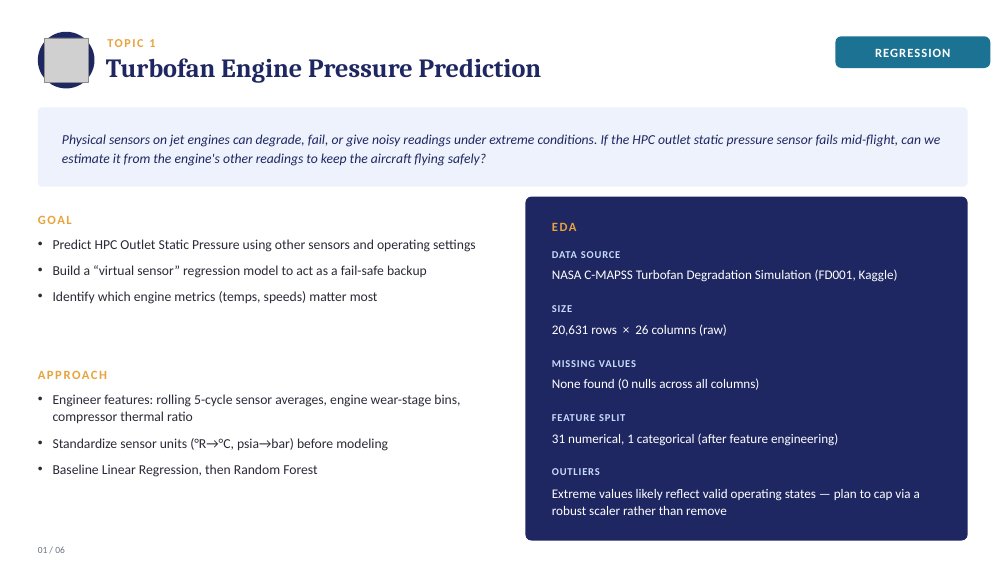
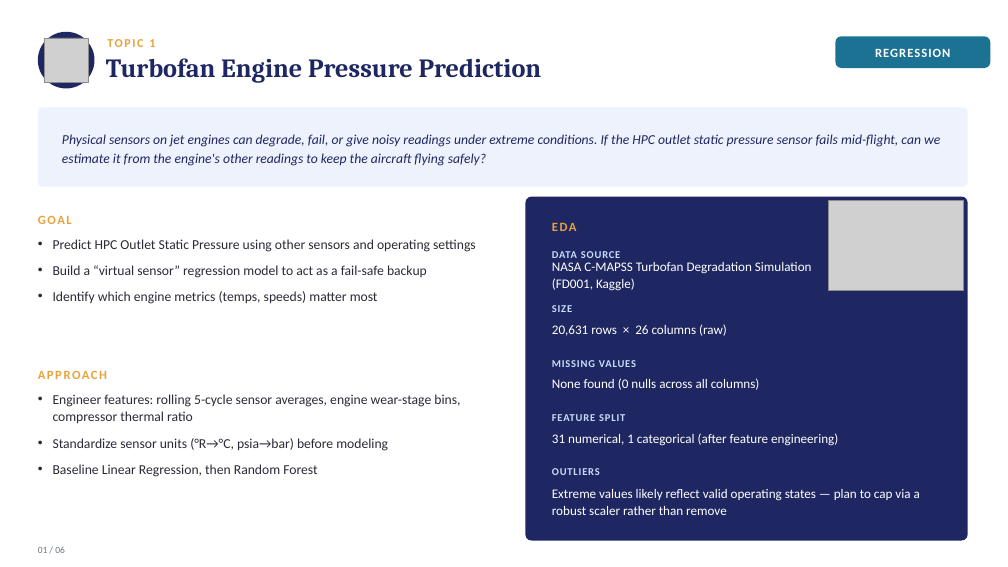
Before and after one commit to Qaem-7/labs_projects, a slide deck: slide 2 of Projects/Capstone Project/1. Lightning Talk #1/capstone_lightning_talk.pptx. Drawn at 1008x567 pixels with LibreOffice and Linux fonts; fonts in the diff are those of the drawing; grey boxes stand for pictures. Boxes give left, top, right and bottom in pixels: in the first picture for what was removed or moved away, otherwise in the second. Text is boxed around its words. In the diff, an @@ line names an element or a change of style, - is before the commit and + after.

Commit message:
ppt

```diff
--- a/Projects/Capstone Project/1. Lightning Talk #1/capstone_lightning_talk.pptx
+++ b/Projects/Capstone Project/1. Lightning Talk #1/capstone_lightning_talk.pptx
@@ picture added at <box>829,200,964,290</box> @@
@@ text at <box>552,262,812,291</box>: text changed @@
-NASA C-MAPSS Turbofan Degradation Simulation (FD001, Kaggle)
+NASA C-MAPSS Turbofan Degradation Simulation
+(FD001, Kaggle)
```
Also in this commit, not shown: 3 other slides changed, 1 other file.
